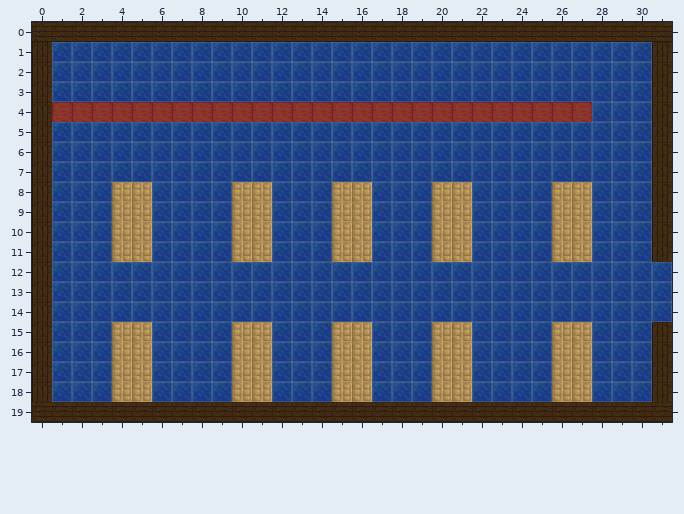
Tiled map -- assets/tilemaps/Cafeteria.tmx. That is the earlier state.
Cells are 32x32 px. Shown: x 0..31, y 0..19.
The result:
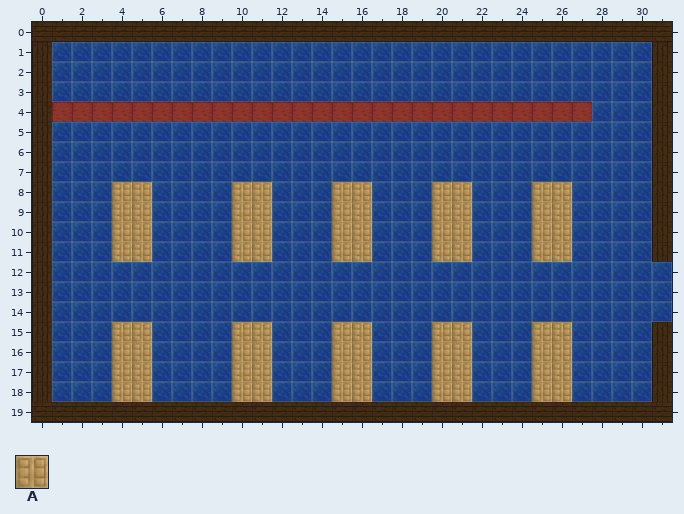
Key: from "tilemap_cafeteria": A 1.
_ is an empty cell.
Change:
Layer "Colisionables":
y 8..11: x 25 _ -> A; x 27 A -> _
y 15..18: x 25 _ -> A; x 27 A -> _
Changed places in both pictures, as pixel boxes (x1, y1, x2, y2):
added: (532, 182, 552, 262)
removed: (572, 182, 592, 262)
added: (532, 322, 552, 402)
removed: (572, 322, 592, 402)
